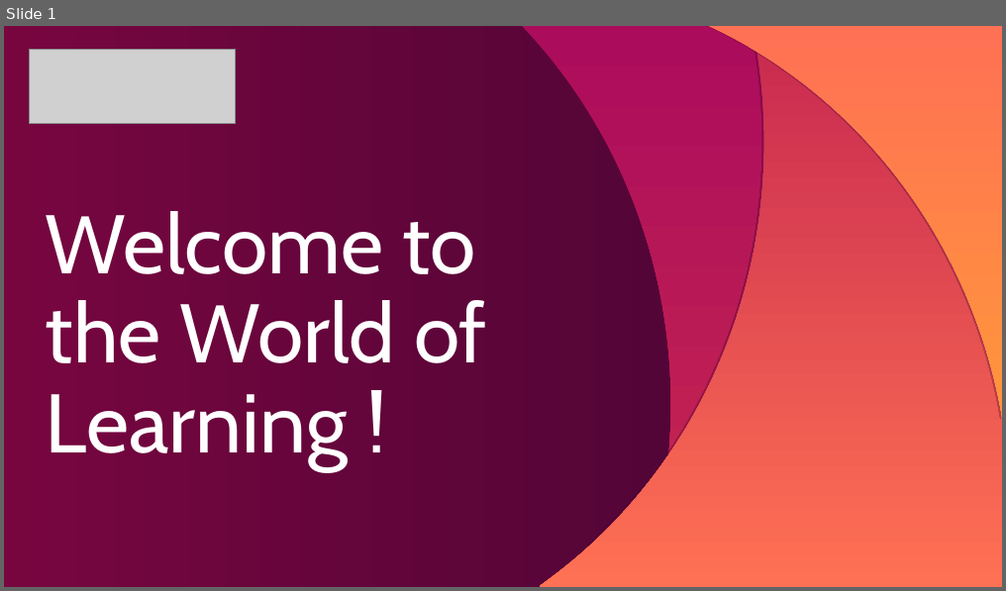
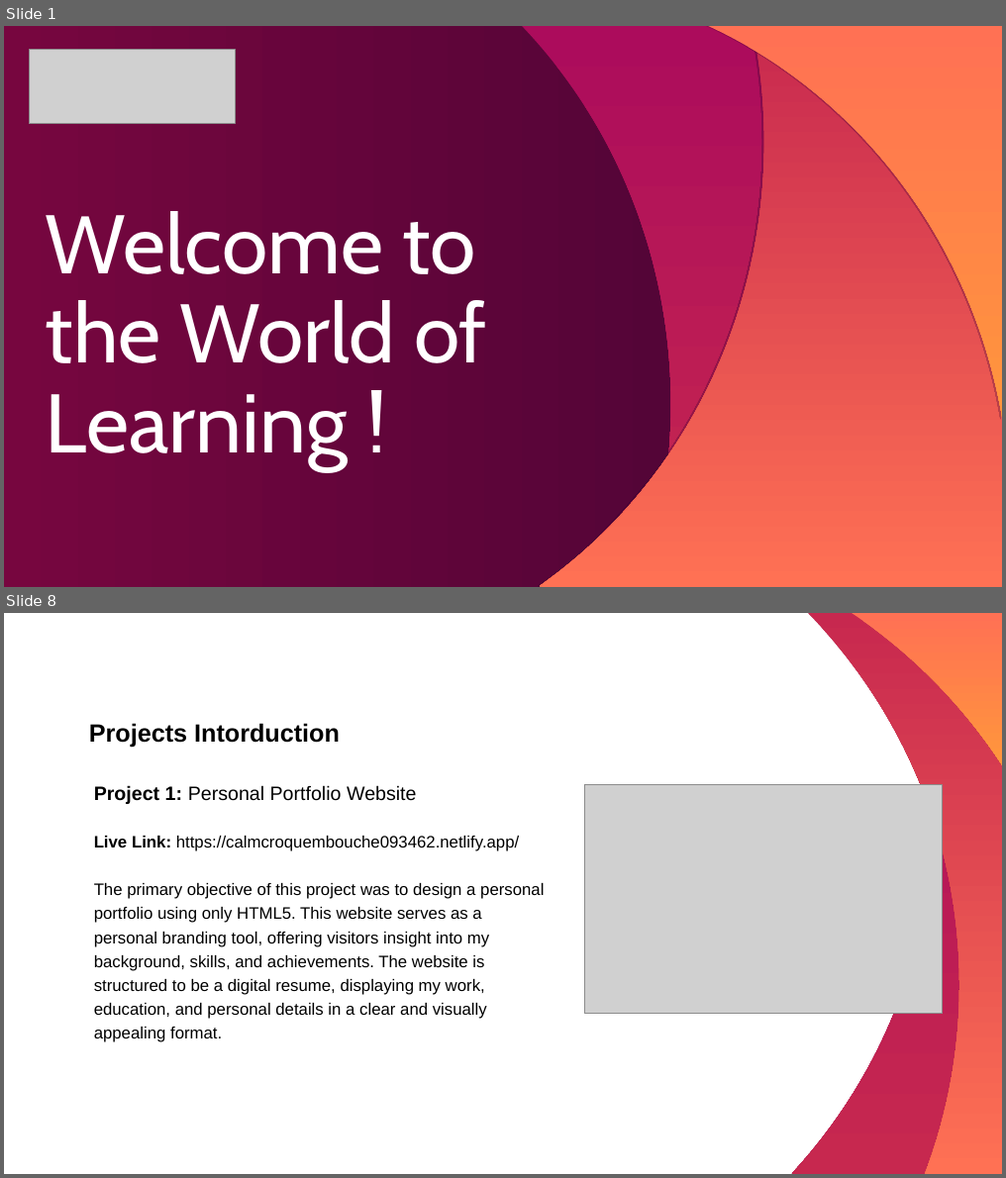
Before and after one commit to lightning-mcqueen01/HTML-basic, a slide deck: week 5/js/Template_internship_Viva2024(1).ppt. Shown one above the other, each under a label of ours: slide 1 before the commit, slides 1 and 8 after it; the slides between them are not shown. The pictures are 1006x591 and 1006x1178 pixels, drawn with LibreOffice and Linux fonts; fonts in the diff are those of the drawing; grey boxes stand for pictures. Boxes give left, top, right and bottom in pixels: in the first picture for what was removed or moved away, otherwise in the second. Text is boxed around its words. In the diff, an @@ line names an element or a change of style, - is before the commit and + after.

```diff
--- a/week 5/js/Template_internship_Viva2024(1).ppt
+++ b/week 5/js/Template_internship_Viva2024(1).ppt
@@ slide 8 added at <box>4,613,1002,1174</box>, background #FFFFFF @@
@@ freeform shape added at <box>791,613,1002,1174</box>, fill gradient #AC0C5C to #C7284F @@
@@ freeform shape added at <box>808,613,1002,1174</box>, fill gradient #C7284F to #FF7154 @@
@@ freeform shape added at <box>851,613,1002,764</box>, fill gradient #FF7154 to #FF963C @@
@@ title added at <box>89,723,340,748</box>, 18 pt, text #000000, bold @@
+Projects Intorduction
@@ text added at <box>94,785,544,1043</box>, 12 pt, text #000000 @@
+Project 1: Personal Portfolio Website
+Live Link: https://calmcroquembouche093462.netlify.app/
+The primary objective of this project was to design a personal portfolio using only HTML5. This website serves as a personal branding tool, offering visitors insight into my background, skills, and achievements. The website is structured to be a digital resume, displaying my work, education, and personal details in a clear and visually appealing format.
@@ picture added at <box>585,785,943,1014</box> @@
```
Also in this commit, not shown: 1 slide changed, 13 other slides added, 7 slides removed, 31 other files.
